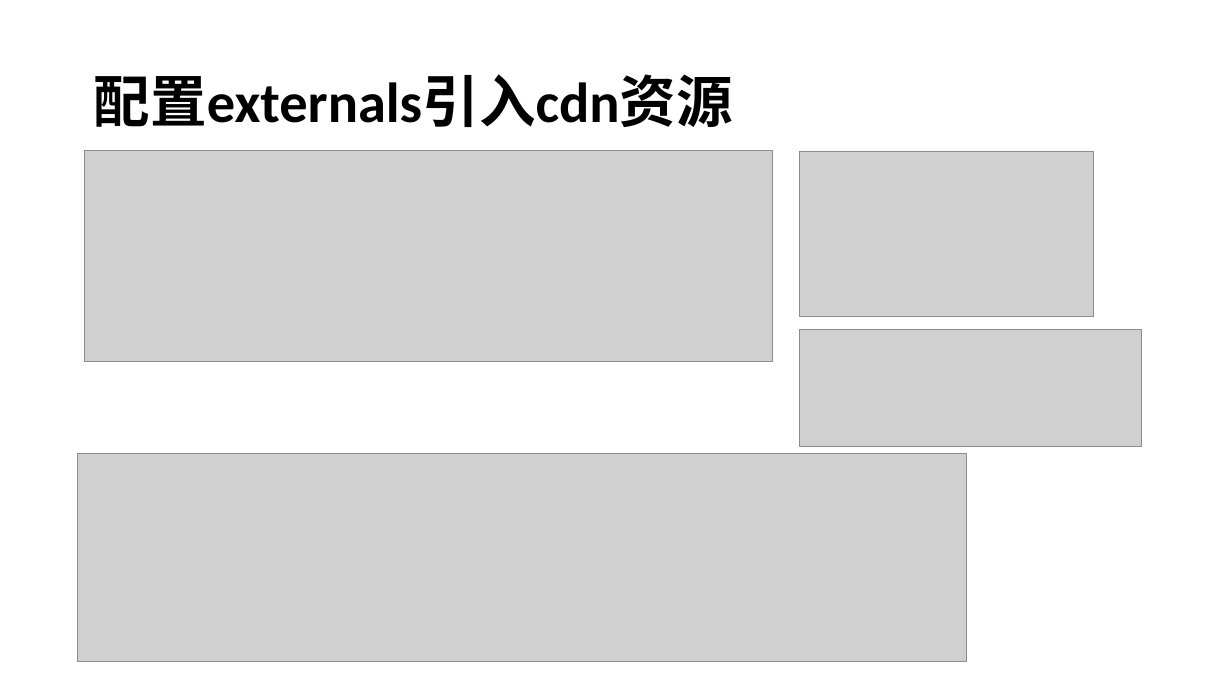
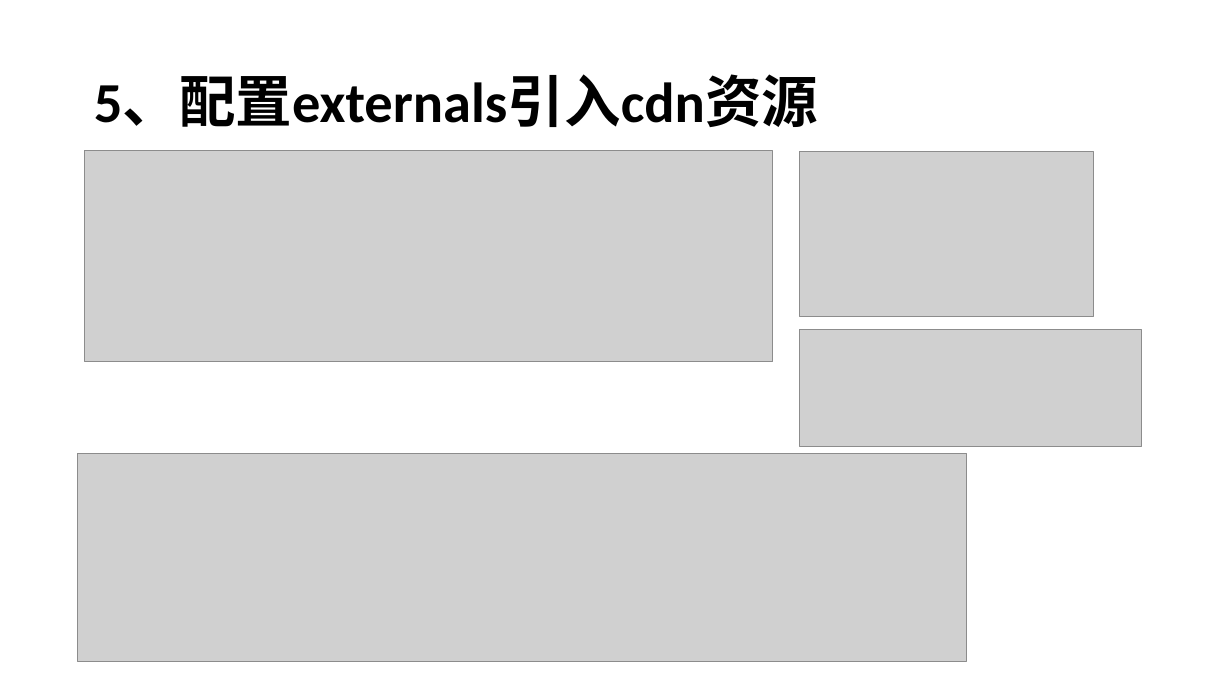
Before and after one commit to liwenxin-jam/vuecli3-starter, a slide deck: slide 14 of doc/vue-cli3.pptx (slide 13 before the commit). Drawn at 1232x693 pixels with LibreOffice and Linux fonts; fonts in the diff are those of the drawing; grey boxes stand for pictures. Boxes give left, top, right and bottom in pixels: in the first picture for what was removed or moved away, otherwise in the second. Text is boxed around its words. In the diff, an @@ line names an element or a change of style, - is before the commit and + after.

```diff
--- a/doc/vue-cli3.pptx
+++ b/doc/vue-cli3.pptx
@@ title at (94, 74, 818, 127): text changed @@
-配置externals引入cdn资源
+5、配置externals引入cdn资源
```
Also in this commit, not shown: 13 other slides changed, 3 slides added, 6 other files.
